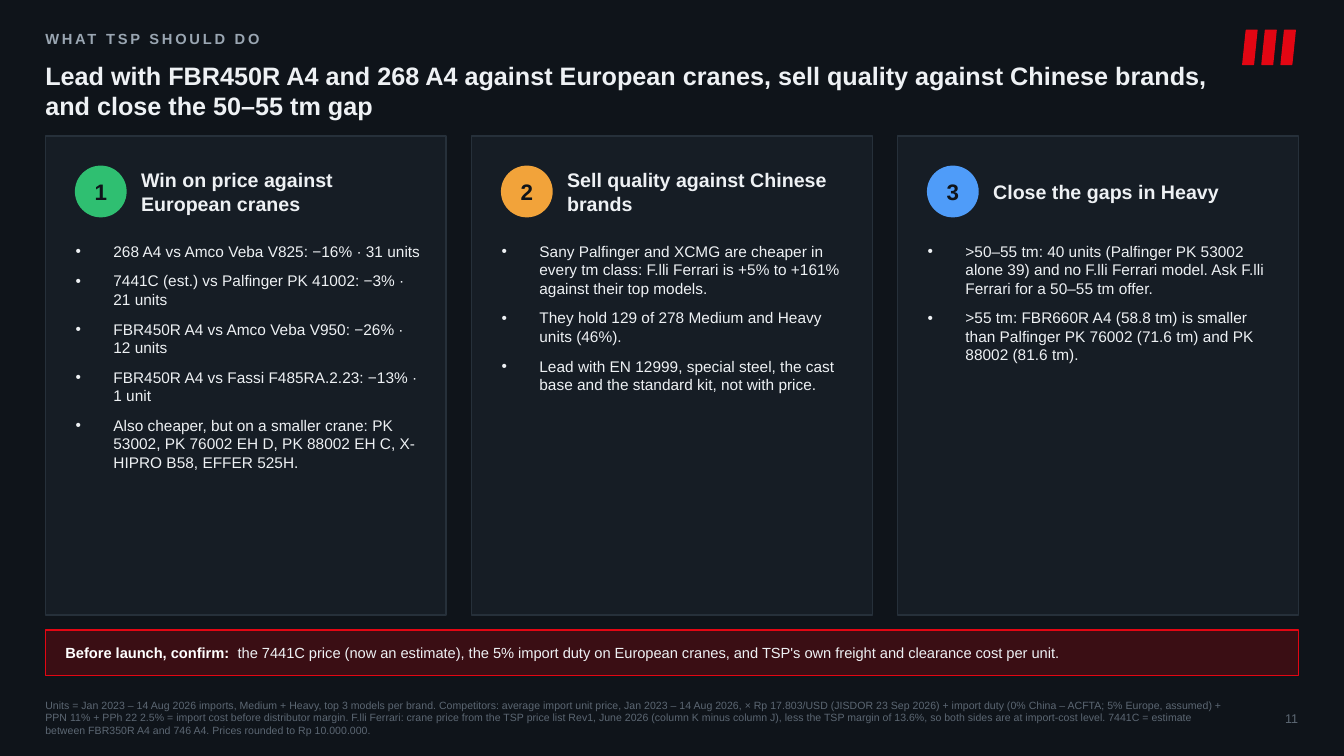
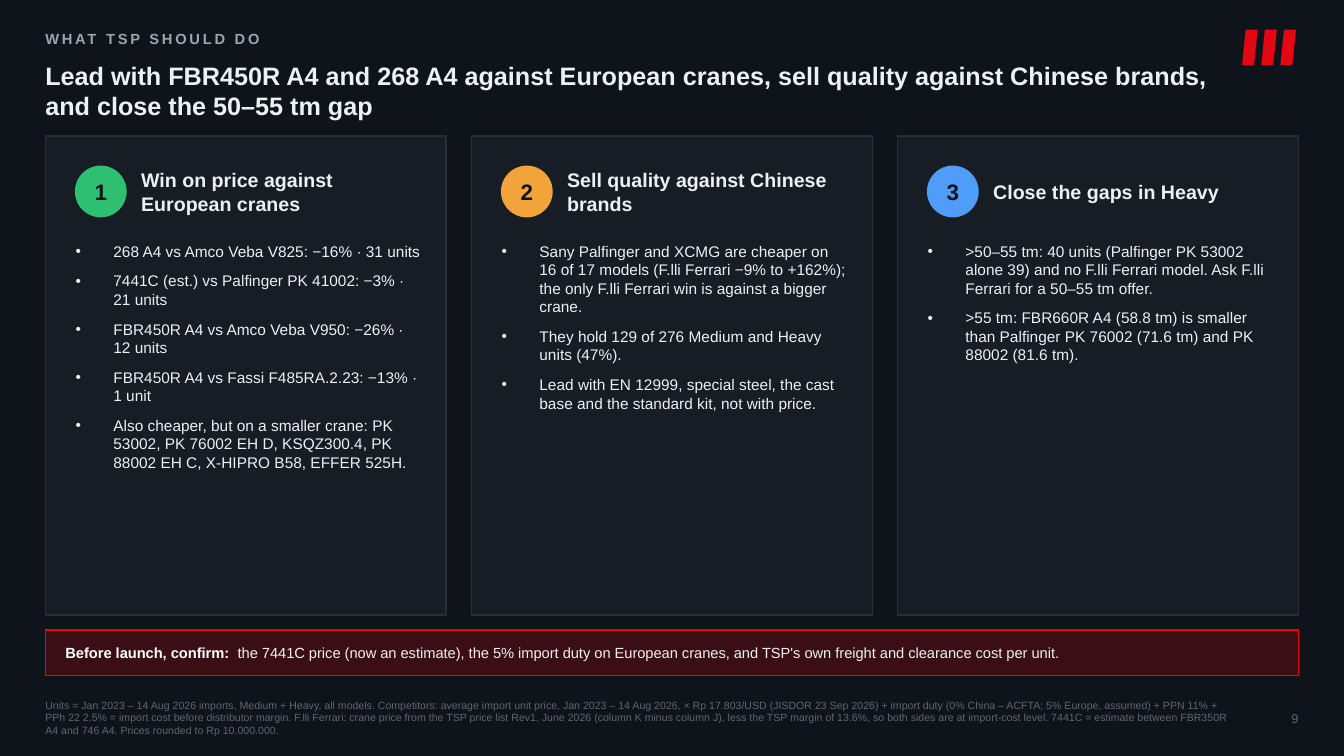
Before and after one commit to Godson7777/Ferarri_Crane_Tiberias, a slide deck: slide 10 of slides/Flli_Ferrari_Market_Strategy_v5.pptx (slide 12 before the commit). Drawn at 1344x756 pixels with LibreOffice and Linux fonts; fonts in the diff are those of the drawing. Boxes give left, top, right and bottom in pixels: in the first picture for what was removed or moved away, otherwise in the second. Text is boxed around its words. In the diff, an @@ line names an element or a change of style, - is before the commit and + after.

```diff
--- a/slides/Flli_Ferrari_Market_Strategy_v5.pptx
+++ b/slides/Flli_Ferrari_Market_Strategy_v5.pptx
@@ text at (539, 246, 846, 312): text changed @@
-• Sany Palfinger and XCMG are cheaper in every tm class: F.lli Ferrari is +5% to +161% against their top models.
-• They hold 129 of 278 Medium and Heavy units (46%).
+• Sany Palfinger and XCMG are cheaper on 16 of 17 models (F.lli Ferrari −9% to +162%); the only F.lli Ferrari win is against a bigger crane.
+• They hold 129 of 276 Medium and Heavy units (47%).
@@ text at (113, 420, 406, 470): text changed @@
-• Also cheaper, but on a smaller crane: PK 53002, PK 76002 EH D, PK 88002 EH C, X-HIPRO B58, EFFER 525H.
+• Also cheaper, but on a smaller crane: PK 53002, PK 76002 EH D, KSQZ300.4, PK 88002 EH C, X-HIPRO B58, EFFER 525H.
@@ text at (45, 701, 1226, 736): text changed @@
-Units = Jan 2023 – 14 Aug 2026 imports, Medium + Heavy, top 3 models per brand. Competitors: average import unit price, Jan 2023 – 14 Aug 2026, × Rp 17.803/USD (JISDOR 23 Sep 2026) + import duty (0% China – ACFTA; 5% Europe, assumed) + PPN 11% + PPh 22 2.5% = import cost before distributor margin. F.lli Ferrari: crane price from the TSP price list Rev1, June 2026 (column K minus column J), less the TSP margin of 13.6%, so both sides are at import-cost level. 7441C = estimate between FBR350R A4 and 746 A4. Prices rounded to Rp 10.000.000.
+Units = Jan 2023 – 14 Aug 2026 imports, Medium + Heavy, all models. Competitors: average import unit price, Jan 2023 – 14 Aug 2026, × Rp 17.803/USD (JISDOR 23 Sep 2026) + import duty (0% China – ACFTA; 5% Europe, assumed) + PPN 11% + PPh 22 2.5% = import cost before distributor margin. F.lli Ferrari: crane price from the TSP price list Rev1, June 2026 (column K minus column J), less the TSP margin of 13.6%, so both sides are at import-cost level. 7441C = estimate between FBR350R A4 and 746 A4. Prices rounded to Rp 10.000.000.
@@ text at (1291, 714, 1298, 723): text changed @@
-11
+9
```
Also in this commit, not shown: 5 other slides changed, 2 slides added, 2 slides removed, 10 other files.
